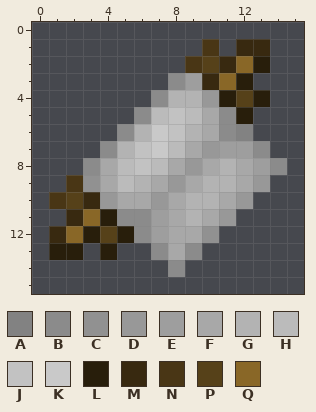
File history of a pixel-art sprite, src/main/resources/assets/sticky_foundations/textures/resources/aluminum/aluminum_foil.png. This is how it looked before the edit.
The file is 16x16 pixels. Pixels under 10% opacity are left out. Colours within 5 levels of each other are drawn and written as one.
Palette (. is transparent): A #828282  B #8b8b8b  C #919191  D #989898  E #9e9e9e  F #a8a8a8  G #b3b3b3  H #bbbbbb  J #c2c2c2  K #c9c9c9  L #281e0b  M #382910  N #493615  P #564119  Q #896727
The same view after the edit:
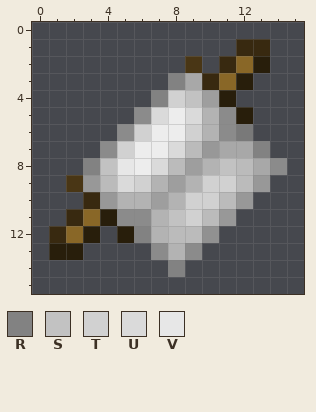
Colours new in this view: R #828282  S #c2c2c2  T #d1d1d1  U #dadada  V #e7e7e7
Change:
@@ palette @@
-A #828282
+A #797979
-J #c2c2c2
+J #ededed
@@ x 0..15 @@
  0 ................
- 1 ..........N.MM..
- 2 .........NPMQL..
- 3 ........BEMQL...
- 4 .......BGGDLPL..
- 5 ......BHJHFBL...
- 6 .....BGKJGFBA...
- 7 ....BGJKHFDEEB..
- 8 ...BFHJHFDFGFEB.
- 9 ..NCFHGFDFGGFD..
-10 .NPMDFFDFGGFD...
-11 ..MQLBBEFGFD....
-12 .MQLPLBEFFC.....
-13 .LL.L..BFB......
-14 ........B.......
+ 1 ............MM..
+ 2 .........N.MQL..
+ 3 ........RFMQL...
+ 4 .......RTSEL....
+ 5 ......BUJUGBL...
+ 6 .....BTJJTGBA...
+ 7 ....BTJJUHDFFR..
+ 8 ...RSVJUHEGSHFB.
+ 9 ..NDHUTGEGTTHD..
+10 ...MDGGEGTTHD...
+11 ..MQLBBGSTHD....
+12 .MQL.LRGHHC.....
+13 .LL....BGB......
+14 ........R.......
 15 ................
Boxes around the changes in both pictures, in picture pixels (x1, y1, x2, y2):
changed: (49, 39, 270, 277)
